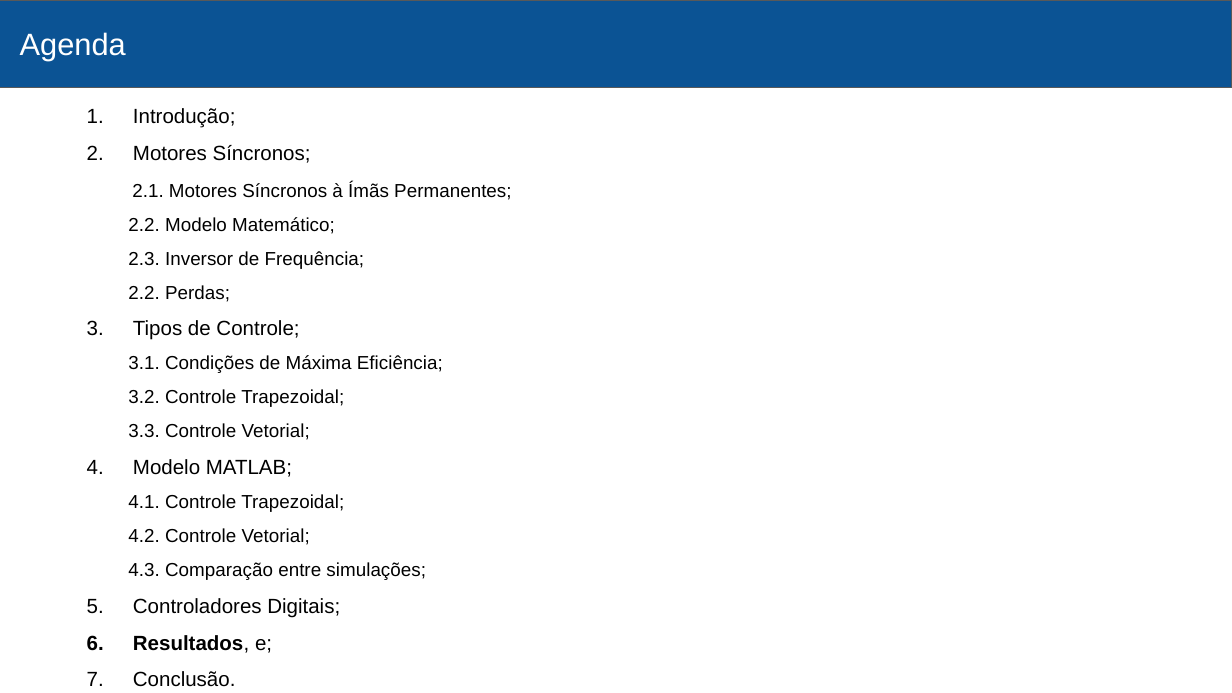
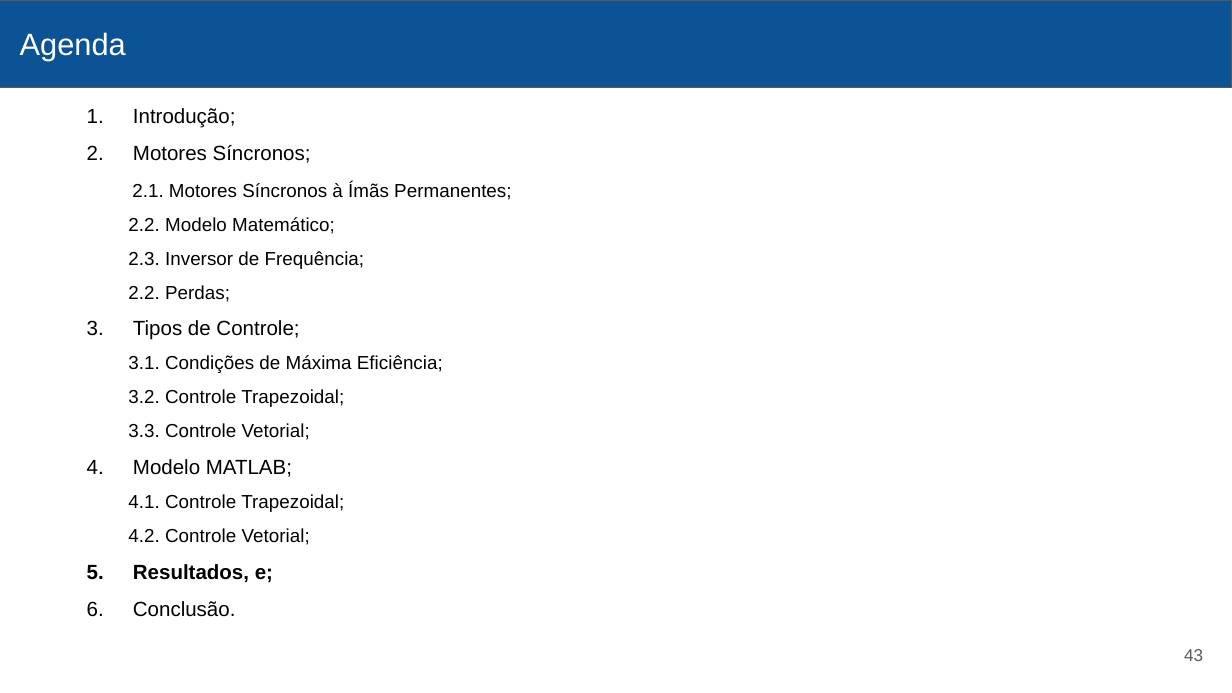
Before and after one commit to victormenegon/texto, a slide deck: slide 43 of ApresentacaoTCC.pptx (slide 47 before the commit). Drawn at 1232x693 pixels with LibreOffice and Linux fonts; fonts in the diff are those of the drawing. Boxes give left, top, right and bottom in pixels: in the first picture for what was removed or moved away, otherwise in the second. Text is boxed around its words. In the diff, an @@ line names an element or a change of style, - is before the commit and + after.

```diff
--- a/ApresentacaoTCC.pptx
+++ b/ApresentacaoTCC.pptx
@@ text at [128,562,426,618]: paragraphs removed @@
-      4.3. Comparação entre simulações;
-5. Controladores Digitais;
@@ text at [133,564,273,583]: bold on in "Resultados, e;" @@
@@ page number added at [1184,649,1203,661], 10 pt, text #595959 @@
+43
```
Also in this commit, not shown: 40 other slides changed, 5 slides added, 11 slides removed, 1 other file.
